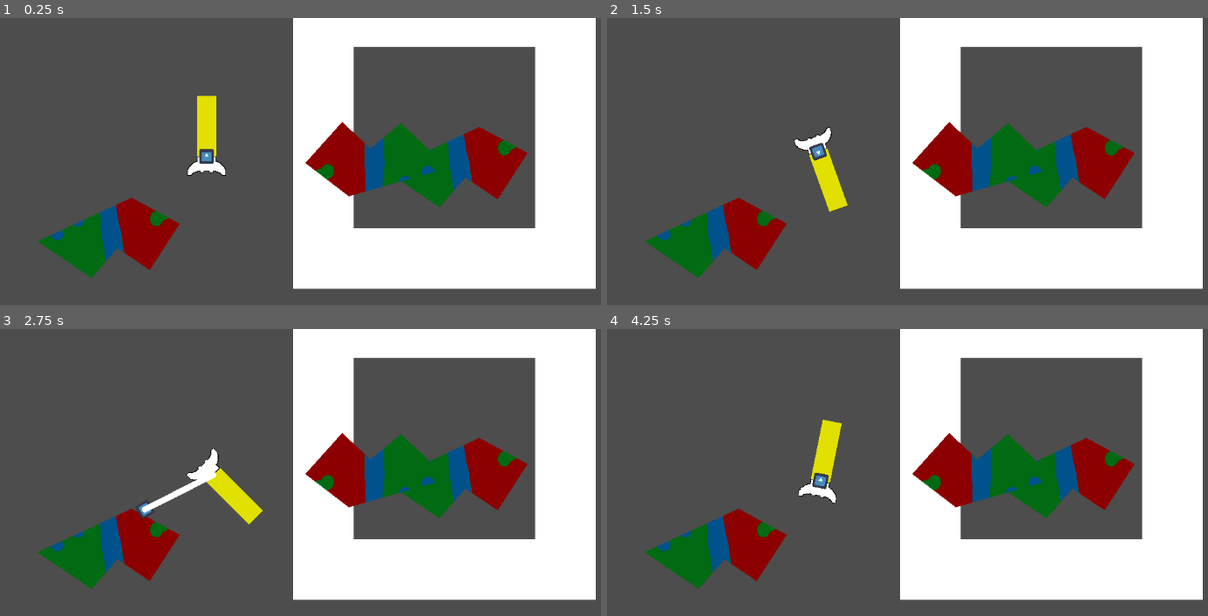
Above: before the commit, frames 1-4 (two rows, left to right).
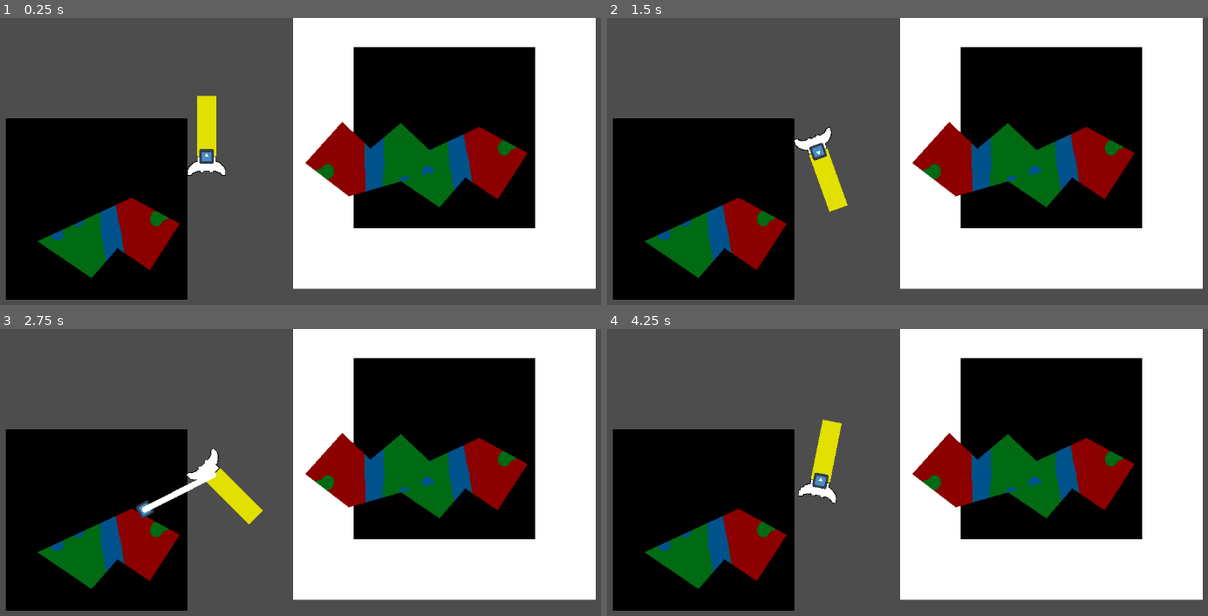
Above: after the commit, the same moments.

Repository: CWmain/SpaceJunkGame
Game: Godot game, scene res://Objects/Test_Scene.tscn
Same seed, same stepped clock (60 frames per second), same inputs: the game is played once before the commit and once after it. The engine's default icon, where the game draws it, is replaced by a stand-in: a white triangle on a blue panel in a dark square.
Inputs (mouse positions are in pixels of both pictures, inside the frame that each line leads up to):
- Up to frame 1 (0.25 s): no input
- Up to frame 2 (1.5 s): tap Enter at 0.5 s; move the mouse to (1033, 193) at 0.52 s; hold D (TurnRight) from 0.53 s (still down); click (1033, 193) at 0.6 s; tap W (Accelerate) at 0.77 s; move the mouse to (739, 233) at 1.27 s; tap S (Stop) at 1.35 s
- Up to frame 3 (2.75 s): tap W (Accelerate) at 1.52 s; move the mouse to (342, 438) at 2.02 s; release D (TurnRight) at 2.03 s; hold A (TurnLeft) from 2.03 s (still down); tap T (Tether) at 2.1 s
- Up to frame 4 (4.25 s): move the mouse to (847, 604) at 2.77 s; release A (TurnLeft) at 2.78 s; hold D (TurnRight) from 2.78 s (still down); click (847, 604) at 2.85 s; tap W (Accelerate) at 3.02, 3.77 s; move the mouse to (1087, 584) at 3.52 s; hold S (Stop) from 3.53 s (still down)

The runs differ from the first frame. In frame 1, 30% of the frame differs, in the area x 1-90%, y 10-99%; in frame 2, 30%; in frame 3, 30%; in frame 4, 30%.

Commit message:
Gave collection bin a black background, to make it clearer when debugging is off

Diff:
--- a/Objects/collection/collection.tscn
+++ b/Objects/collection/collection.tscn
@@ -8,6 +8,13 @@
 
 [node name="Collection" type="Node2D"]
 script = ExtResource("1_4t4bj")
+
+[node name="ColorRect2" type="ColorRect" parent="."]
+offset_left = -150.0
+offset_top = -150.0
+offset_right = 150.0
+offset_bottom = 150.0
+color = Color(0, 0, 0, 1)
 
 [node name="CollectionHitBox" type="Area2D" parent="."]
 collision_layer = 8
